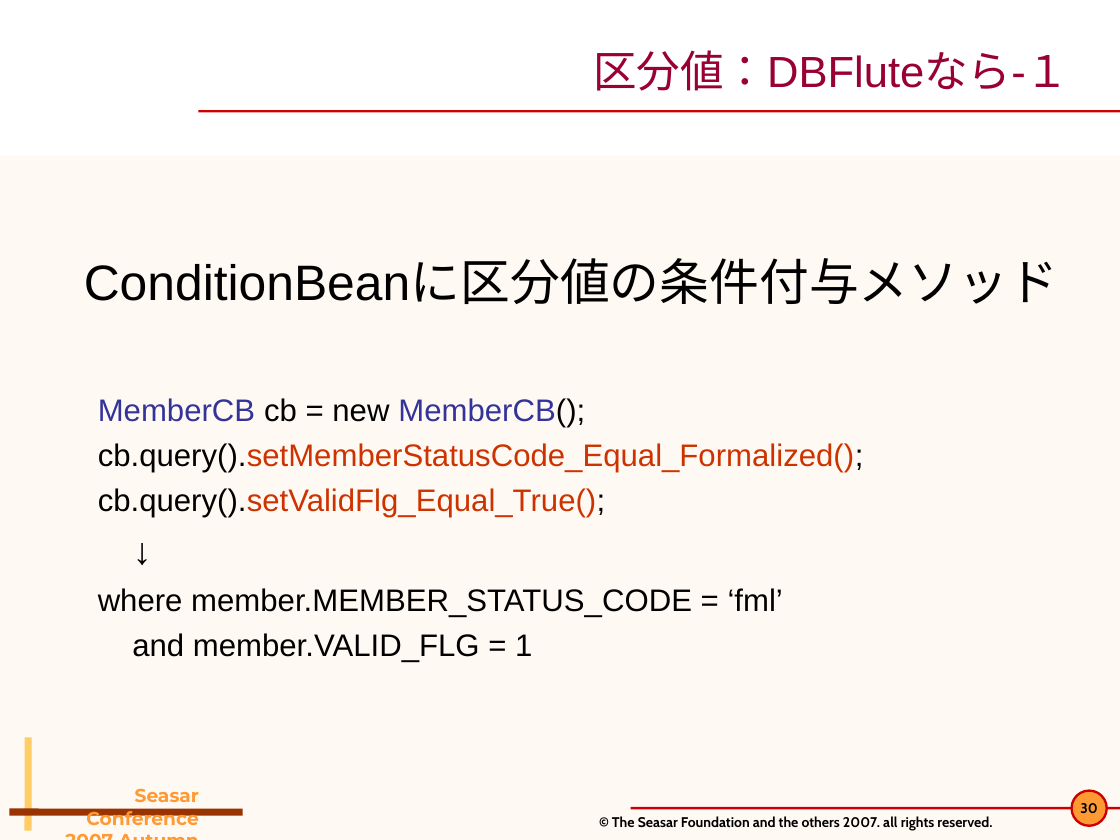
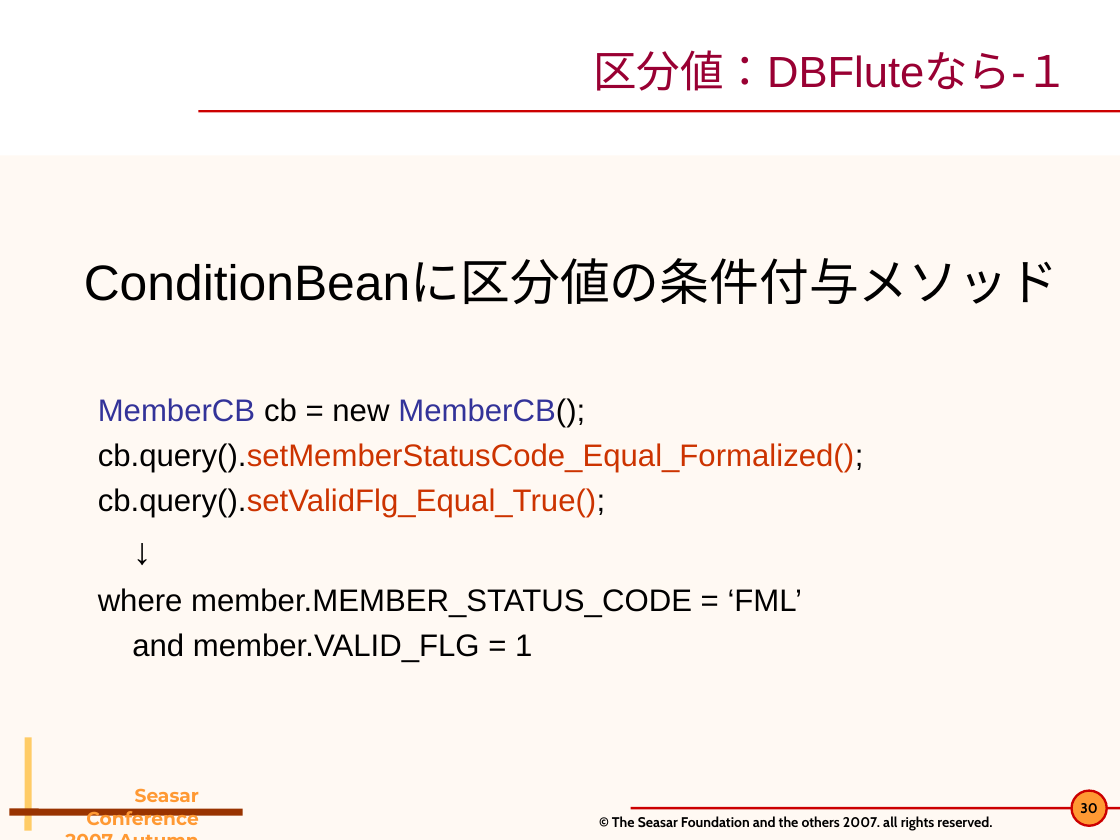
Before and after one commit to seasarorg/dbflute, a slide deck: slide 30 of dbflute/etc/doc/pres/sc2007a_2-DBFlute.ppt. Drawn at 1120x840 pixels with LibreOffice and Linux fonts; fonts in the diff are those of the drawing; background and template pictures are left out. Boxes give left, top, right and bottom in pixels: in the first picture for what was removed or moved away, otherwise in the second. Text is boxed around its words. In the diff, an @@ line names an element or a change of style, - is before the commit and + after.

```diff
--- a/dbflute/etc/doc/pres/sc2007a_2-DBFlute.ppt
+++ b/dbflute/etc/doc/pres/sc2007a_2-DBFlute.ppt
@@ text at <box>98,588,802,617</box>: text changed @@
-  where member.MEMBER_STATUS_CODE = ‘fml’
+  where member.MEMBER_STATUS_CODE = ‘FML’
```
Also in this commit, not shown: 1 other slide changed, 5 other files.
